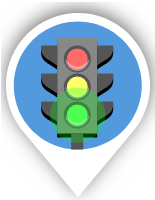
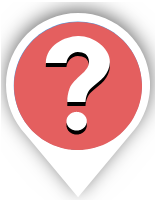
Before/after of a w=155, h=200 layered artwork. What changed in the layer stack:
added layer "Method Draw Image.png" above "Layer Group" over (x1=14, y1=22, x2=142, y2=150)
